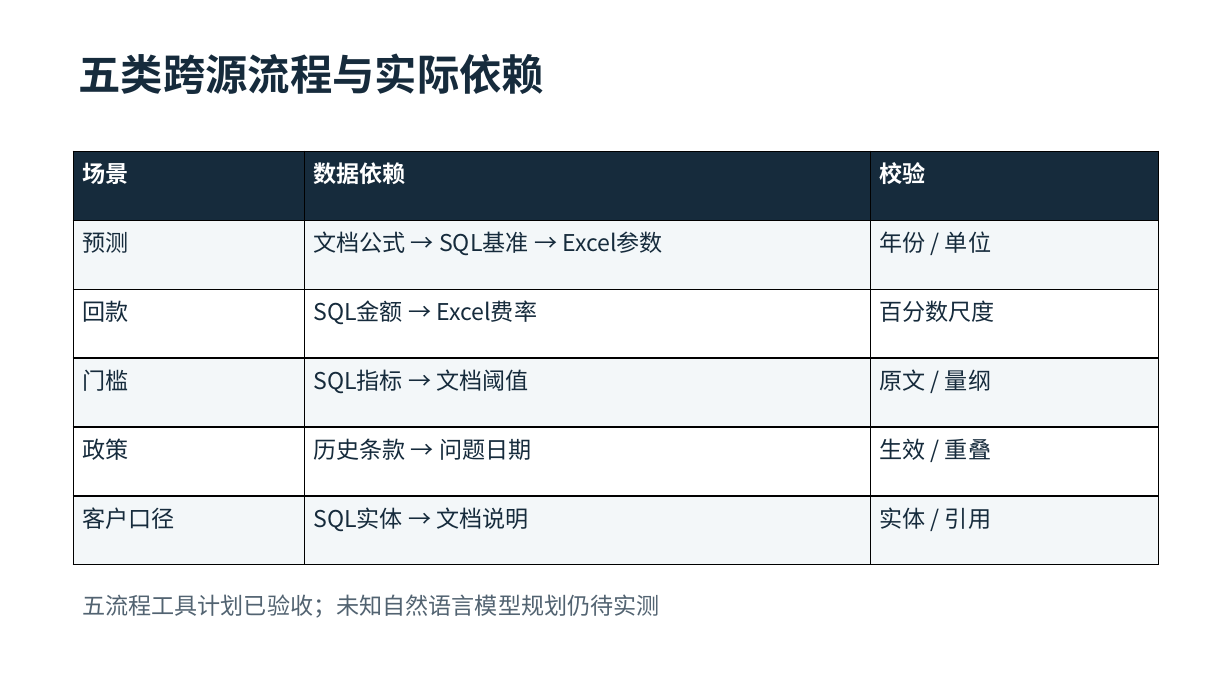
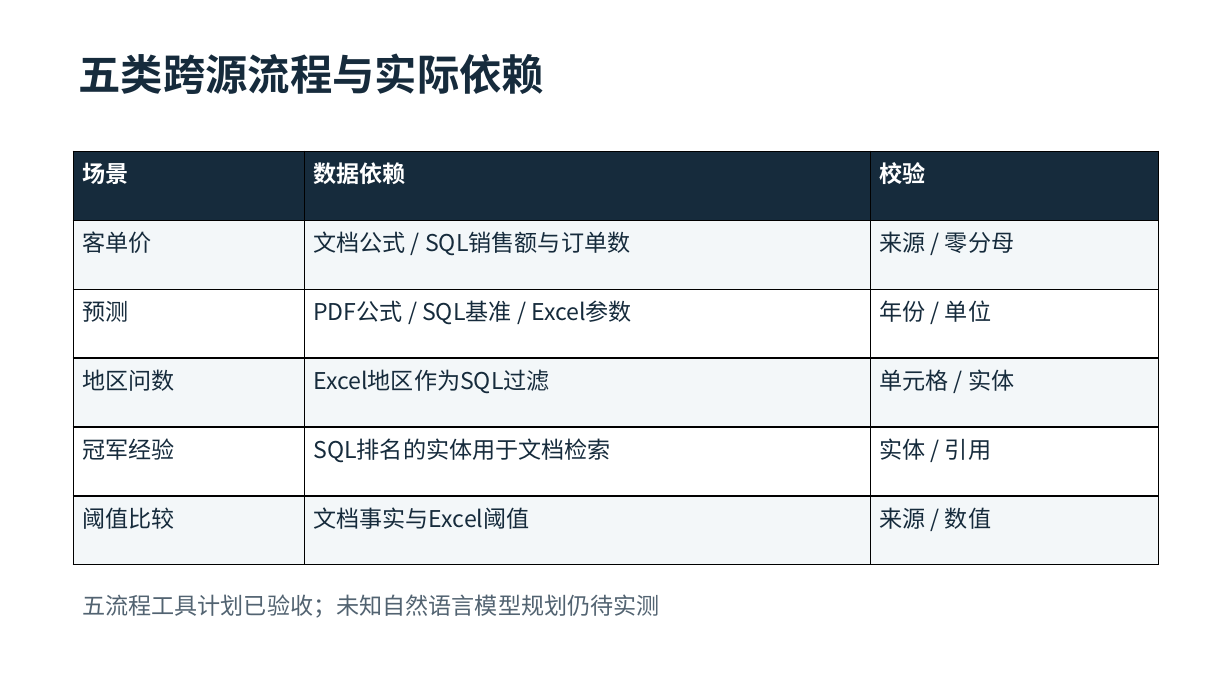
Before and after one commit to xk-uestc/omni-agent, a slide deck: slide 8 of delivery/05-anonymous-defense.pptx. Drawn at 1232x693 pixels with LibreOffice and Linux fonts; fonts in the diff are those of the drawing. Boxes give left, top, right and bottom in pixels: in the first picture for what was removed or moved away, otherwise in the second. Text is boxed around its words. In the diff, an @@ line names an element or a change of style, - is before the commit and + after.

```diff
--- a/delivery/05-anonymous-defense.pptx
+++ b/delivery/05-anonymous-defense.pptx
@@ table at [73,152,1158,566] @@
-row 2: 预测 | 文档公式 → SQL基准 → Excel参数 | 年份 / 单位
+row 2: 客单价 | 文档公式 / SQL销售额与订单数 | 来源 / 零分母
-row 3: 回款 | SQL金额 → Excel费率 | 百分数尺度
+row 3: 预测 | PDF公式 / SQL基准 / Excel参数 | 年份 / 单位
-row 4: 门槛 | SQL指标 → 文档阈值 | 原文 / 量纲
+row 4: 地区问数 | Excel地区作为SQL过滤 | 单元格 / 实体
-row 5: 政策 | 历史条款 → 问题日期 | 生效 / 重叠
+row 5: 冠军经验 | SQL排名的实体用于文档检索 | 实体 / 引用
-row 6: 客户口径 | SQL实体 → 文档说明 | 实体 / 引用
+row 6: 阈值比较 | 文档事实与Excel阈值 | 来源 / 数值
```
Also in this commit, not shown: 3 other slides changed, 1 slide added, 1 slide removed, 43 other files.
